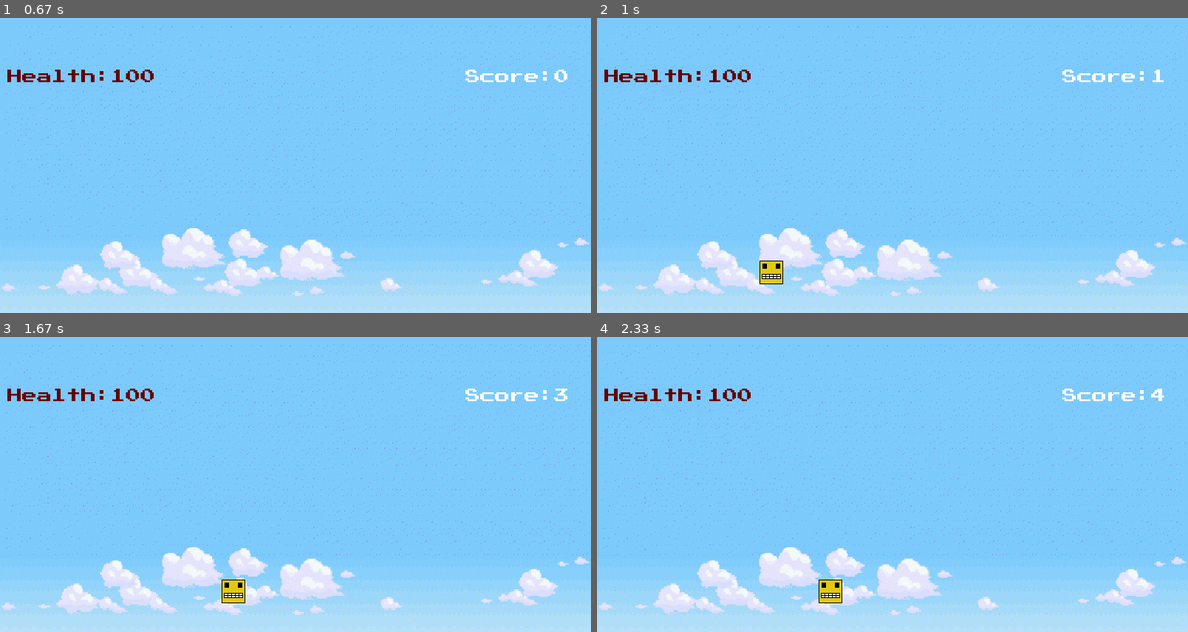
Above: before the commit, frames 1-4 (two rows, left to right).
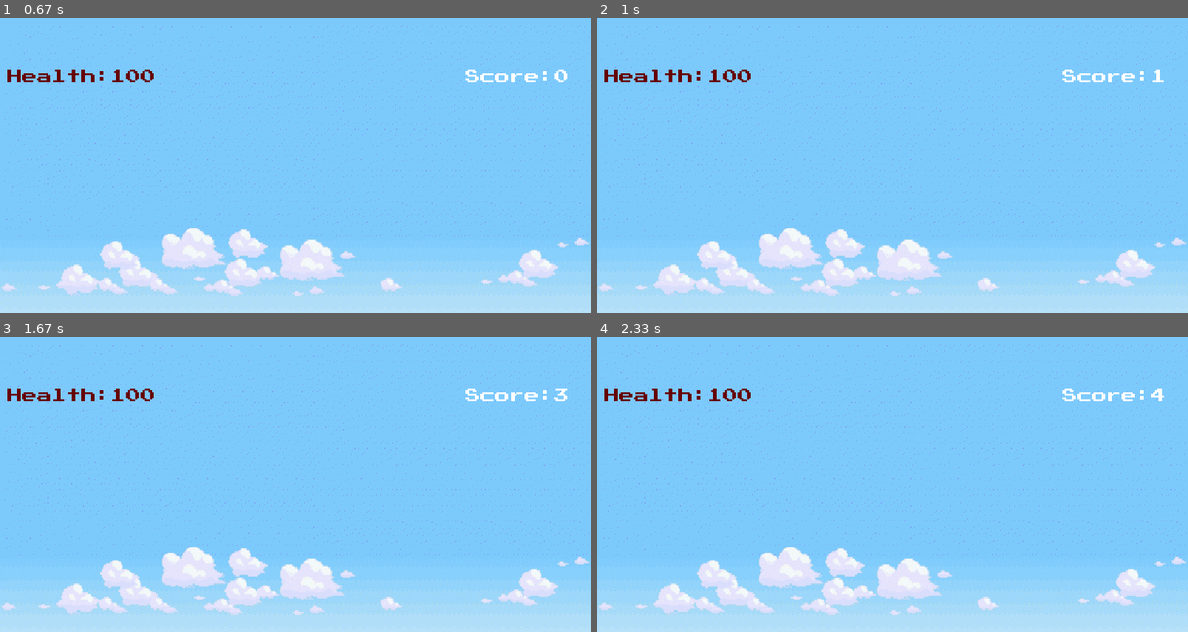
Above: after the commit, the same moments.

Repository: i-kratko/pygame-tues-fest
Game: pygame game, started from Code/main.py
Two runs of this game, one before a commit and one after it. Both use one fixed random seed, a clock stepped at 60 frames per second and the inputs below.
Inputs (mouse positions are in pixels of both pictures, inside the frame that each line leads up to):
- Up to frame 1 (0.67 s): click (295, 165) at 0.38 s
- Up to frame 2 (1 s): hold Space from 0.67 s (still down); hold D from 0.67 s (still down); move the mouse to (892, 183) at 0.7 s
- Up to frame 3 (1.67 s): release Space at 1.13 s; release D at 1.13 s
- Up to frame 4 (2.33 s): no input

Frame 1 is identical in both runs. In frame 2, 0.3% of the frame differs, in the area x 27-32%, y 82-91%; in frame 3, 0.3%; in frame 4, 0.3%.

Commit message:
semi-wroking jump (bruh)

Diff:
--- a/Code/main.py
+++ b/Code/main.py
@@ -163,13 +163,14 @@
         #TODO: change the background
 
         while not gameOver:
+            player.collisionWIthFloor(floor_surface)
             for event in pygame.event.get():
                 if event.type == pygame.QUIT:
                     pygame.quit()
                     exit()
                 #KEYDOWN EVENTS
                 if event.type == pygame.KEYDOWN:
-                    if event.key == pygame.K_SPACE and const.isJumped == False:
+                    if event.key == pygame.K_SPACE:
                         jumpingTimer -= 1
                         const.playerMovement -= 89
                         const.isJumped = True
@@ -179,12 +180,6 @@
                     if event.key == pygame.K_d:
                         player.rightPressed = True
                         bryh_sound.play()
-                    if event.key == pygame.K_w:
-                        player.upPressed = True
-                        bryh_sound.play()
-                    if event.key == pygame.K_s:
-                        player.downPressed = True
-                        bryh_sound.play()
                     if event.type == pygame.KEYDOWN:
                         if event.key == pygame.K_ESCAPE:
                             pygame.quit()
@@ -211,9 +206,6 @@
                     jumpingTimer = 120
 
             player.update()
-            if player.rect.bottom>450:
-                const.playerMovement += const.gravity
-            player.rect.centery += const.playerMovement
             display.blit(bgScaled, (0, 0))
             #blit triggers
             for trigger in triggerGroup:
--- a/Code/player.py
+++ b/Code/player.py
@@ -22,11 +22,20 @@
         self.speed = 10
         self.blood = 100
 
+
+
+    def collisionWIthFloor(self, floor):
+        if self.rect.colliderect(floor.get_rect()):
+            print("bruh")
+            const.gravity = 0
+        else:
+            const.gravity = 0.5
+
+
     #function to handle player movement
     def update(self):
         self.velX = 0
         self.velY = 0
-
         #checking for horizontal input
         if self.leftPressed and not self.rightPressed:
             self.velX -= self.speed
